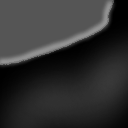
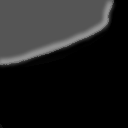
Layers edited between the first and the second 128×128 image:
painted on "water_abundance" over bbox(0, 19, 128, 128)
added group "silica" with 2 layers above "other" over bbox(0, 19, 128, 128)
added layer "silica_abundance" in group "silica" over bbox(34, 19, 115, 66)
added layer "silica_background" in group "silica" over bbox(0, 19, 128, 128)
added group "other" with 2 layers above "iron" over bbox(0, 19, 128, 128)
added layer "other_abundance" in group "other" over bbox(12, 19, 128, 75)
added layer "other_background" in group "other" over bbox(0, 19, 128, 128)
